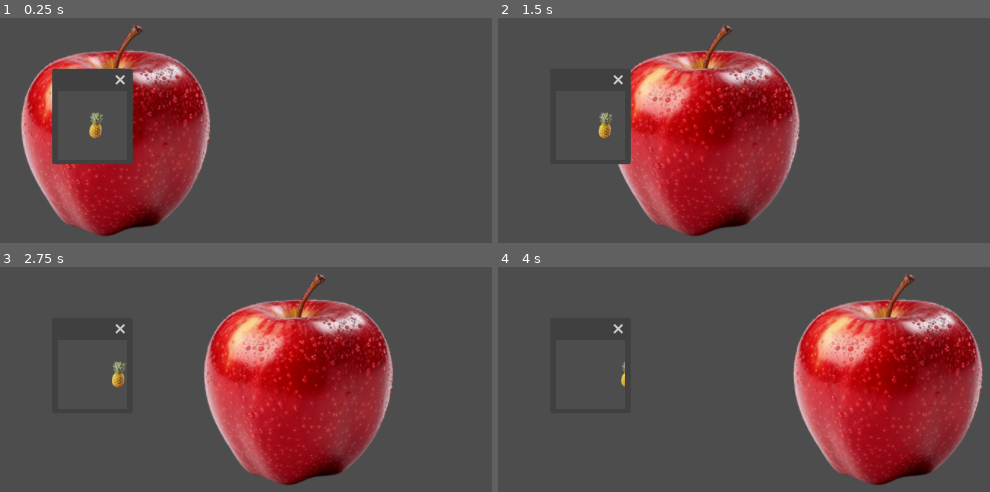
Above: before the commit, frames 1-4 (two rows, left to right).
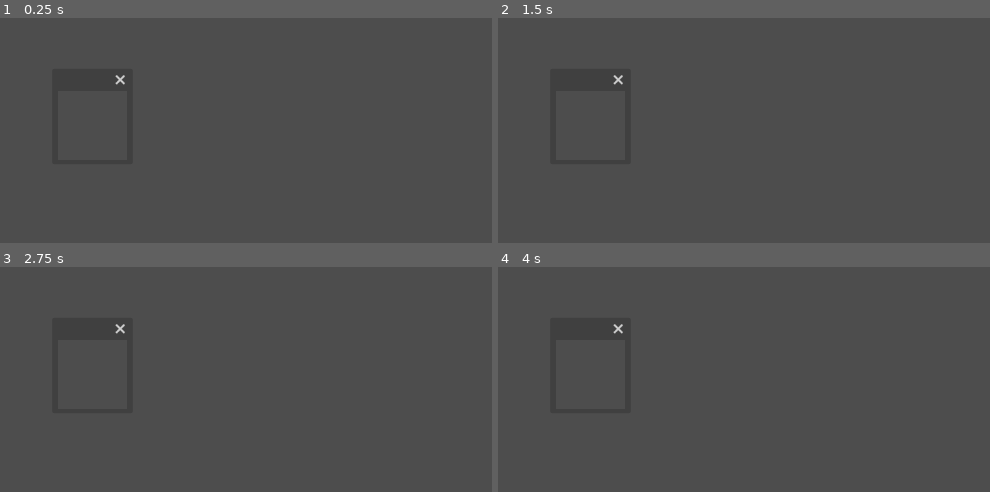
Above: after the commit, the same moments.

Repository: AlexDavis47/vterrarium
Game: Godot game, scene res://game_world.tscn
Same seed, same stepped clock (60 frames per second), same inputs: the game is played once before the commit and once after it. Before the commit the project starts from res://main.tscn.
Inputs:
- Up to frame 1 (0.25 s): no input
- Up to frame 2 (1.5 s): no input
- Up to frame 3 (2.75 s): no input
- Up to frame 4 (4 s): no input

The runs differ from the first frame. In frame 1, 19% of the frame differs, in the area x 4-43%, y 2-97%; in frame 2, 25%; in frame 3, 26%, in the area x 22-80%, y 2-97%; in frame 4, 26%.

Commit message:
Reverting to 4.3 Stable, removing testing files, init plugin

Diff:
--- /dev/null
+++ b/game_world.gd
@@ -0,0 +1,11 @@
+extends Node3D
+
+
+# Called when the node enters the scene tree for the first time.
+func _ready() -> void:
+	pass # Replace with function body.
+
+
+# Called every frame. 'delta' is the elapsed time since the previous frame.
+func _process(delta: float) -> void:
+	pass
--- /dev/null
+++ b/game_world.tscn
@@ -0,0 +1,28 @@
+[gd_scene load_steps=2 format=3 uid="uid://bygguke1e1erc"]
+
+[sub_resource type="Environment" id="Environment_ig7tw"]
+ambient_light_color = Color(1, 1, 1, 1)
+
+[node name="GameWorld" type="Node3D"]
+
+[node name="World" type="Node3D" parent="."]
+
+[node name="WorldEnvironment" type="WorldEnvironment" parent="World"]
+environment = SubResource("Environment_ig7tw")
+
+[node name="Top" type="Node3D" parent="."]
+
+[node name="Camera3D2" type="Camera3D" parent="Top"]
+transform = Transform3D(1, 0, 0, 0, -4.37114e-08, 1, 0, -1, -4.37114e-08, 0, 4, 0)
+cull_mask = 1048573
+
+[node name="Front" type="Node3D" parent="."]
+
+[node name="FrontDisplay" type="Window" parent="Front"]
+mode = 3
+initial_position = 3
+current_screen = 1
+
+[node name="Camera3D" type="Camera3D" parent="Front/FrontDisplay"]
+transform = Transform3D(1, 0, 0, 0, 1, 0, 0, 0, 1, 0, 0, 5)
+cull_mask = 1048574
--- a/main.tscn
+++ /dev/null
@@ -1,43 +0,0 @@
-[gd_scene load_steps=5 format=3 uid="uid://bygguke1e1erc"]
-
-[ext_resource type="Script" uid="uid://c8vblk2oqoc5x" path="res://sprite_3d.gd" id="1_ig7tw"]
-[ext_resource type="Texture2D" uid="uid://cb83f1wkay35a" path="res://pngtree-fresh-apple-fruit-red-png-image_10203073.png" id="2_h2yge"]
-[ext_resource type="Texture2D" uid="uid://npl30sybj1dp" path="res://pngtree-fresh-pineapple-png-png-image_11590302.png" id="3_1bvp3"]
-
-[sub_resource type="Environment" id="Environment_ig7tw"]
-ambient_light_color = Color(1, 1, 1, 1)
-
-[node name="Node3D" type="Node3D"]
-
-[node name="World" type="Node3D" parent="."]
-
-[node name="WorldEnvironment" type="WorldEnvironment" parent="World"]
-environment = SubResource("Environment_ig7tw")
-
-[node name="Node3D" type="Node3D" parent="World"]
-script = ExtResource("1_ig7tw")
-
-[node name="Top" type="Sprite3D" parent="World/Node3D"]
-transform = Transform3D(1, 0, 0, 0, -4.37114e-08, 1, 0, -1, -4.37114e-08, 0, 0, 0)
-texture = ExtResource("2_h2yge")
-
-[node name="Front" type="Sprite3D" parent="World/Node3D"]
-layers = 2
-texture = ExtResource("3_1bvp3")
-
-[node name="Top" type="Node3D" parent="."]
-
-[node name="Camera3D2" type="Camera3D" parent="Top"]
-transform = Transform3D(1, 0, 0, 0, -4.37114e-08, 1, 0, -1, -4.37114e-08, 0, 4, 0)
-cull_mask = 1048573
-
-[node name="Front" type="Node3D" parent="."]
-
-[node name="FrontDisplay" type="Window" parent="Front"]
-mode = 3
-initial_position = 3
-current_screen = 1
-
-[node name="Camera3D" type="Camera3D" parent="Front/FrontDisplay"]
-transform = Transform3D(1, 0, 0, 0, 1, 0, 0, 0, 1, 0, 0, 5)
-cull_mask = 1048574
--- a/project.godot
+++ b/project.godot
@@ -11,8 +11,8 @@
 [application]
 
 config/name="VTerrarium"
-run/main_scene="res://main.tscn"
-config/features=PackedStringArray("4.4", "GL Compatibility")
+run/main_scene="res://game_world.tscn"
+config/features=PackedStringArray("4.3", "GL Compatibility")
 config/icon="res://icon.svg"
 
 [display]
@@ -25,6 +25,15 @@
 
 project/assembly_name="VTerrarium"
 
+[editor_plugins]
+
+enabled=PackedStringArray("res://addons/vterrariumframework/plugin.cfg")
+
+[layer_names]
+
+3d_render/layer_1="PrimaryScreen"
+3d_render/layer_2="SecondaryScreen"
+
 [rendering]
 
 renderer/rendering_method="gl_compatibility"
--- a/sprite_3d.gd
+++ /dev/null
@@ -1,6 +0,0 @@
-extends Node3D
-
-
-
-func _process(delta: float) -> void:
-	global_position.x += 1 * delta
Not shown, added: addons/vterrariumframework/plugin.cfg
Not shown, added: addons/vterrariumframework/vterrariumframework.gd
Binary file removed: pngtree-fresh-apple-fruit-red-png-image_10203073.png
Not shown, removed: pngtree-fresh-apple-fruit-red-png-image_10203073.png.import
Binary file removed: pngtree-fresh-pineapple-png-png-image_11590302.png
Not shown, removed: pngtree-fresh-pineapple-png-png-image_11590302.png.import
